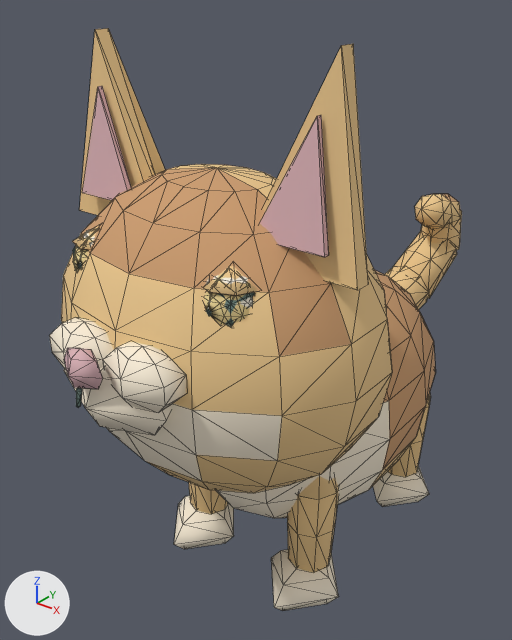
A saved change to the FBX model unity/Assets/Resources/ForestArt/cat_kitten.fbx.
Before and after are seen from a 50 mm lens placed at (0.991, -1.506, 1.551), pointed at (-0.093, -0.151, 0.711). The lights are fixed; the arrows at lower left show +X, +Y and +Z. The older version comes first. Mesh edges are drawn as thin lines. Where no turn or scale is listed for an object, it has been applied to the vertices. Vertices at exactly the same position are counted once.

The first picture shows 'Body', 'EarL', 'EarR', 'EyelidL', 'EyelidR', 'Head', 'Jaw', 'LegBackRightLower', 'LegFrontLeftLower', 'LegFrontRightLower', 'Tail', 'Tail_1', 'Tail_3' and 2 more.
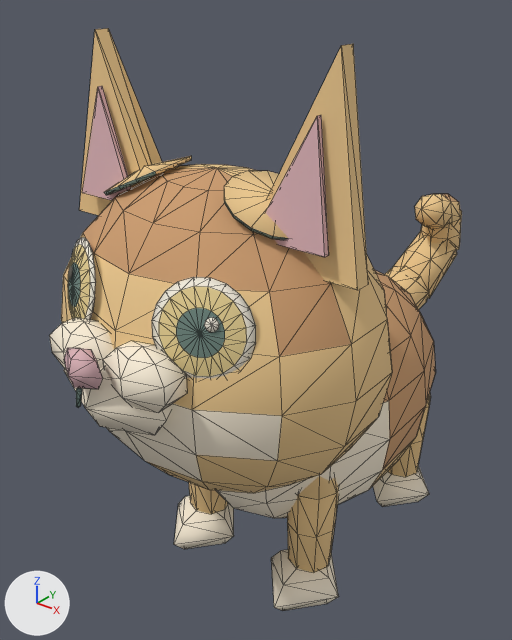
Commit message: art: give the cats big friendly eyes with concentric blink lids

Location of each change, [x1, y1, x2, y2] in pixels of the pictures (512 x 640 px):
'EyelidR', reshaped, moved
    before: [203, 266, 258, 296]
    after: [224, 171, 288, 240]
'EyelidL', reshaped, moved
    before: [72, 225, 99, 250]
    after: [104, 156, 191, 195]
part 1 of me_chunky_cheek_head_002, added
    after: [68, 237, 95, 320]
part 2 of me_chunky_cheek_head_002, added
    after: [152, 277, 256, 379]
part 3 of me_chunky_cheek_head_002, added
    after: [204, 317, 219, 332]
part 4 of me_chunky_cheek_head_002, cut back
    both: [63, 198, 129, 350]
part 5 of me_chunky_cheek_head_002, reshaped
    both: [115, 232, 331, 410]
part 6 of me_concentric_lid_shell_004, deleted
    before: [72, 225, 99, 250]
part 7 of me_concentric_lid_shell_004, added
    after: [104, 156, 191, 195]
part 8 of me_concentric_lid_shell_005, deleted
    before: [203, 266, 258, 296]
part 9 of me_concentric_lid_shell_005, added
    after: [224, 171, 288, 240]

Edits to the bpy script that builds the scene:
```text
Change me_concentric_lid_shell_004:
    used by ob_eyelidl; location = (-0.184, -0.567, 0.994)
    remove me_concentric_lid_shell_004.from_pydata(...)  # 18 vertices, 32 faces; spans x -0.0686..0.0686, y -0.0678..0.0694, z 0.0339..0.0792
    add me_concentric_lid_shell_004.from_pydata(...)  # 32 vertices, 60 faces; spans x -0.209..-0.0156, y -0.1313..0.0778, z 0.207..0.2999
    me_concentric_lid_shell_004 part 6: the whole mesh is rebuilt
    me_concentric_lid_shell_004 part 7
    32 vertices are added at x -0.209..-0.0156, y -0.1313..0.0778, z 0.207..0.2999
    50 new faces join them, mat_forest_coat_base_fur (beige #edc98e)
    10 new faces join them, mat_forest_eye (greyish green #6e867e)
    remove me_concentric_lid_shell_004.materials.append(mat_forest_coat_marking_fur_dark)  # orange #cb9c6e
    add me_concentric_lid_shell_004.materials.append(mat_forest_eye)  # greyish green #6e867e
Change me_concentric_lid_shell_005:
    used by ob_eyelidr; location = (0.184, -0.567, 0.994)
    remove me_concentric_lid_shell_005.from_pydata(...)  # 18 vertices, 32 faces; spans x -0.0686..0.0686, y -0.0678..0.0694, z 0.0339..0.0792
    add me_concentric_lid_shell_005.from_pydata(...)  # 32 vertices, 60 faces; spans x 0.0156..0.209, y -0.1313..0.0778, z 0.207..0.2999
    me_concentric_lid_shell_005 part 8: the whole mesh is rebuilt
    me_concentric_lid_shell_005 part 9
    32 vertices are added at x 0.0156..0.209, y -0.1313..0.0778, z 0.207..0.2999
    50 new faces join them, mat_forest_coat_base_fur (beige #edc98e)
    10 new faces join them, mat_forest_eye (greyish green #6e867e)
    remove me_concentric_lid_shell_005.materials.append(mat_forest_coat_marking_fur_dark)  # orange #cb9c6e
    add me_concentric_lid_shell_005.materials.append(mat_forest_eye)  # greyish green #6e867e
Change me_chunky_cheek_head_002:
    used by ob_head; parent = ob_body; location = (0.0, -0.335, 0.821)
    remove me_chunky_cheek_head_002.from_pydata(...)  # 475 vertices, 906 faces; spans x -0.411..0.411, y -0.494..0.259, z -0.389..0.367
    add me_chunky_cheek_head_002.from_pydata(...)  # 393 vertices, 746 faces; spans x -0.411..0.411, y -0.494..0.259, z -0.389..0.367
    me_chunky_cheek_head_002 part 1: a new loose piece of 62 vertices spanning x -0.27..-0.082, y -0.358..-0.264, z 0.036..0.235
    me_chunky_cheek_head_002 part 2: a new loose piece of 62 vertices spanning x 0.082..0.27, y -0.358..-0.264, z 0.036..0.235
    me_chunky_cheek_head_002 part 3: a new loose piece of 22 vertices spanning x 0.191..0.215, y -0.323..-0.307, z 0.145..0.172, in mat_forest_cream (white #f7f0e1)
    me_chunky_cheek_head_002 part 4: 3 vertices moved from x -0.266..-0.148, y -0.342..-0.228, z 0.106..0.211 to x -0.265..-0.144, y -0.321..-0.225, z 0.101..0.211; 115 vertices removed from x -0.254..-0.113, y -0.305..-0.165, z 0.101..0.244
    me_chunky_cheek_head_002 part 5: 3 vertices moved from x 0.148..0.266, y -0.342..-0.228, z 0.106..0.211 to x 0.144..0.265, y -0.321..-0.225, z 0.101..0.211; 115 vertices removed from x 0.113..0.254, y -0.305..-0.165, z 0.101..0.244
    other edits to the shape of me_chunky_cheek_head_002 do not show in these pictures
Change ob_eyelidl:
    ob_eyelidl.location: (-0.184, -0.567, 0.994) -> (-0.067, -0.403, 0.896)
Change ob_eyelidr:
    ob_eyelidr.location: (0.184, -0.567, 0.994) -> (0.067, -0.403, 0.896)
```
